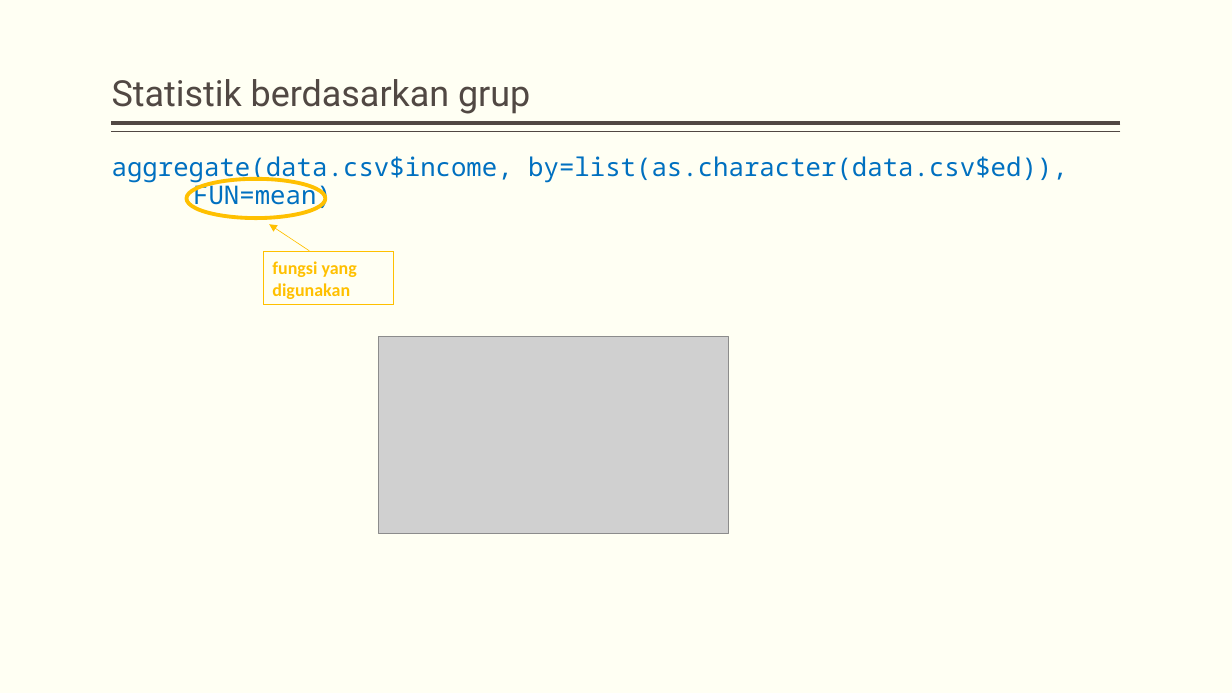
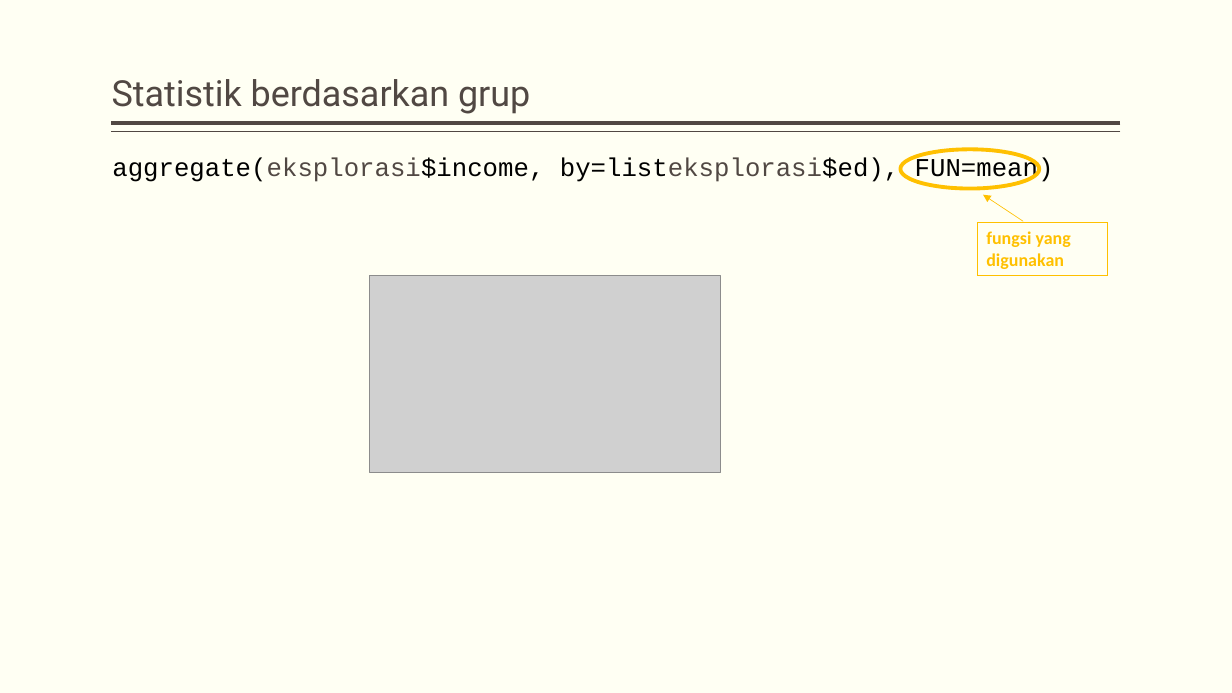
Before and after one commit to dewikiswani/ganesha--R, a slide deck: slide 89 of 201907 -- Pelatihan R ganesha - day1.pptx (slide 87 before the commit). Drawn at 1232x693 pixels with LibreOffice and Linux fonts; fonts in the diff are those of the drawing; grey boxes stand for pictures. Boxes give left, top, right and bottom in pixels: in the first picture for what was removed or moved away, otherwise in the second. Text is boxed around its words. In the diff, an @@ line names an element or a change of style, - is before the commit and + after.

```diff
--- a/201907 -- Pelatihan R ganesha - day1.pptx
+++ b/201907 -- Pelatihan R ganesha - day1.pptx
@@ text at <box>112,157,1054,184</box>: text changed; font Noto Sans Mono to Courier New; text colour #0070C0 to #000000 @@
-aggregate(data.csv$income, by=list(as.character(data.csv$ed)), FUN=mean)
+aggregate(eksplorasi$income, by=listeksplorasi$ed), FUN=mean)
@@ 1 rectangle, 1 ellipse, 1 arrow: place and size @@
-1 rectangle, 1 ellipse, 1 arrow at <box>187,179,394,305</box>
+1 rectangle, 1 ellipse, 1 arrow at <box>900,150,1108,275</box>
@@ picture: place and size @@
-picture at <box>378,336,728,534</box>
+picture at <box>370,275,720,473</box>
```
Also in this commit, not shown: 52 other slides changed, 3 slides added.
